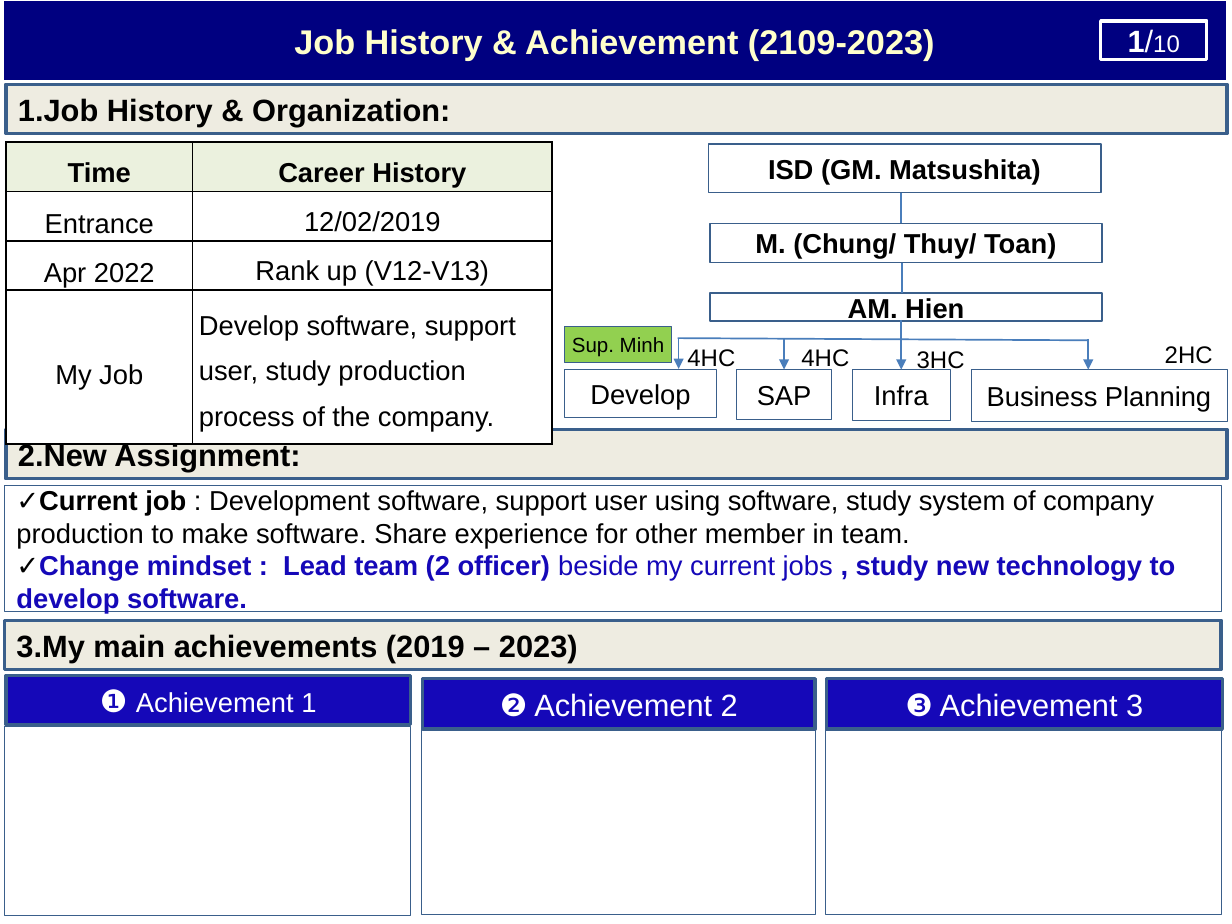
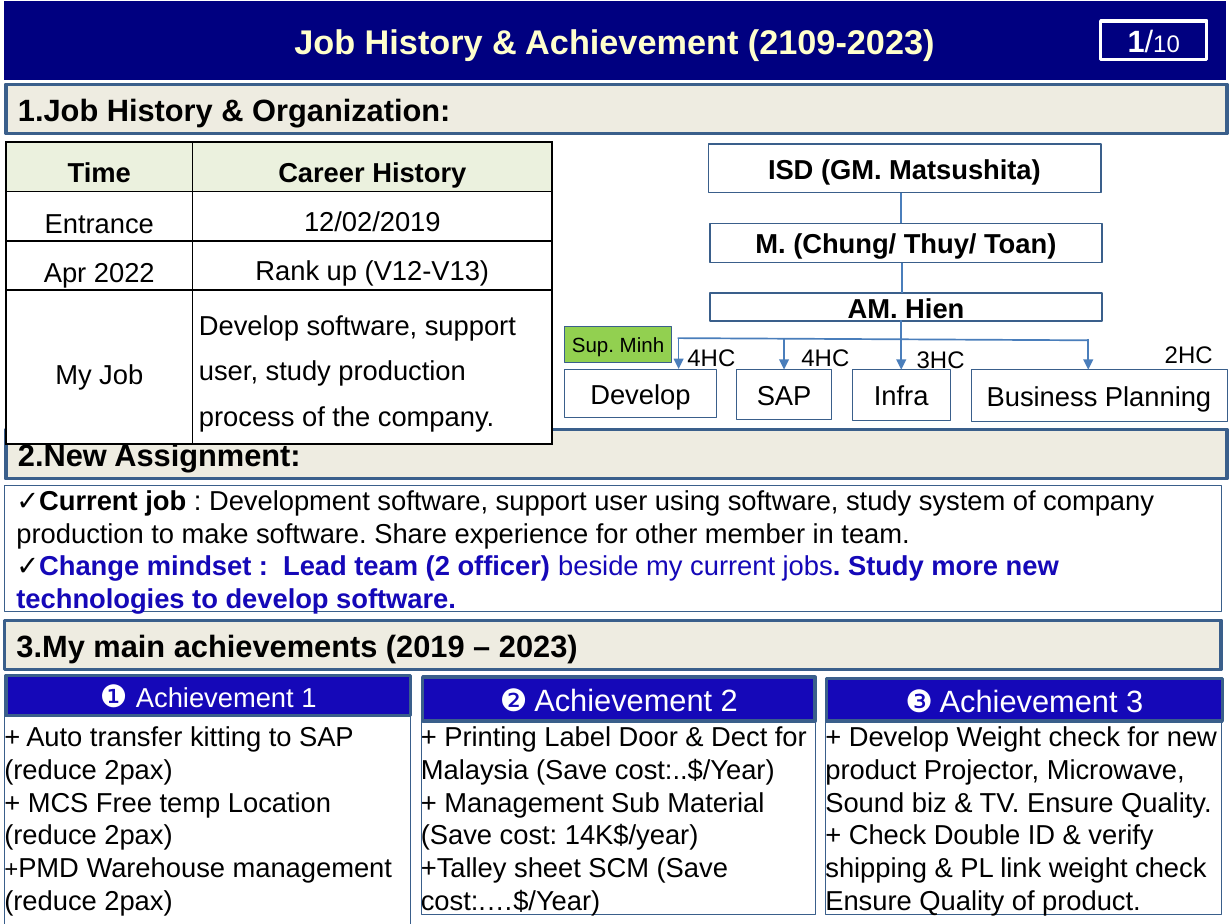
Before and after one commit to thietbicongnghevietnam/ReportPSNV, a slide deck: slide 2 of Report_test.pptx. Drawn at 1232x924 pixels with LibreOffice and Linux fonts; fonts in the diff are those of the drawing. Boxes give left, top, right and bottom in pixels: in the first picture for what was removed or moved away, otherwise in the second. Text is boxed around its words. In the diff, an @@ line names an element or a change of style, - is before the commit and + after.

```diff
--- a/Report_test.pptx
+++ b/Report_test.pptx
@@ text in rectangle at (16, 555, 1059, 614): text changed @@
-✓Change mindset : Lead team (2 officer) beside my current jobs , study new technology to develop software.
+✓Change mindset : Lead team (2 officer) beside my current jobs. Study more new technologies to develop software.
@@ rectangle "❶ Achievement 1": place and size @@
-rectangle "❶ Achievement 1" at (6, 675, 411, 724)
+rectangle "❶ Achievement 1" at (6, 675, 411, 715)
@@ rectangle "❷ Achievement 2": place and size @@
-rectangle "❷ Achievement 2" at (423, 679, 816, 729)
+rectangle "❷ Achievement 2" at (423, 678, 816, 722)
@@ rectangle "❸ Achievement 3": place and size @@
-rectangle "❸ Achievement 3" at (827, 679, 1222, 729)
+rectangle "❸ Achievement 3" at (827, 679, 1222, 721)
@@ rectangle "+ Auto transfer kitting to ...": place and size @@
-rectangle "+ Auto transfer kitting to ..." at (5, 727, 411, 915)
+rectangle "+ Auto transfer kitting to ..." at (5, 716, 411, 924)
@@ text in rectangle at (4, 726, 392, 916): text added @@
++ Auto transfer kitting to SAP (reduce 2pax)
++ MCS Free temp Location (reduce 2pax)
++PMD Warehouse management (reduce 2pax)
@@ text in rectangle at (421, 726, 807, 916): text added @@
++ Printing Label Door & Dect for Malaysia (Save cost:..$/Year)
++ Management Sub Material (Save cost: 14K$/year)
++Talley sheet SCM (Save cost:.…$/Year)
@@ rectangle "+ Printing Label Door & ...": place and size @@
-rectangle "+ Printing Label Door & ..." at (421, 729, 816, 914)
+rectangle "+ Printing Label Door & ..." at (421, 721, 816, 914)
@@ text in rectangle at (825, 726, 1217, 916): text added @@
++ Develop Weight check for new product Projector, Microwave, Sound biz & TV. Ensure Quality.
++ Check Double ID & verify shipping & PL link weight check Ensure Quality of product.
@@ rectangle "+ Develop Weight check for ...": place and size @@
-rectangle "+ Develop Weight check for ..." at (825, 728, 1222, 914)
+rectangle "+ Develop Weight check for ..." at (825, 721, 1222, 914)
```
Also in this commit, not shown: 4 other slides changed, 1 slide removed.
